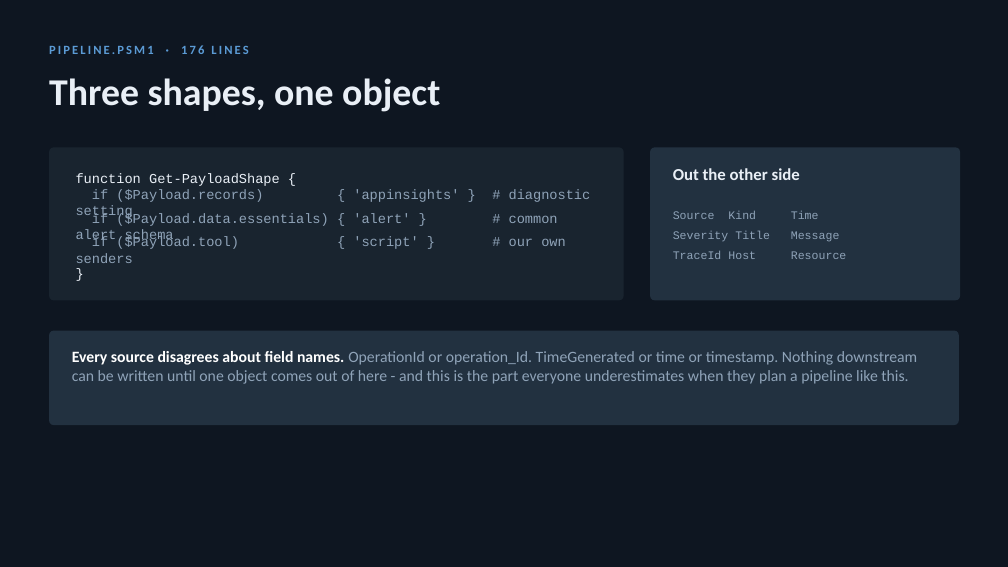
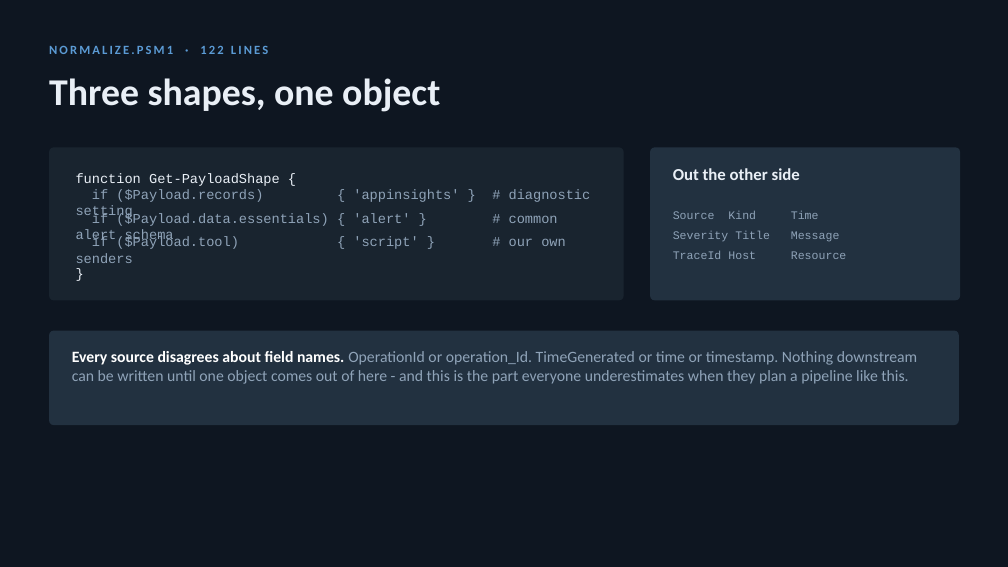
Before and after one commit to donnietaylor/cas2026, a slide deck: slide 5 of smarter-monitoring/deck/staging.pptx (slide 2 before the commit). Drawn at 1008x567 pixels with LibreOffice and Linux fonts; fonts in the diff are those of the drawing. Boxes give left, top, right and bottom in pixels: in the first picture for what was removed or moved away, otherwise in the second. Text is boxed around its words. In the diff, an @@ line names an element or a change of style, - is before the commit and + after.

```diff
--- a/smarter-monitoring/deck/staging.pptx
+++ b/smarter-monitoring/deck/staging.pptx
@@ text at [49,45,268,54]: text changed @@
-PIPELINE.PSM1 · 176 LINES
+NORMALIZE.PSM1 · 122 LINES
```
Also in this commit, not shown: 3 other slides changed, 3 slides added, 11 other files.
